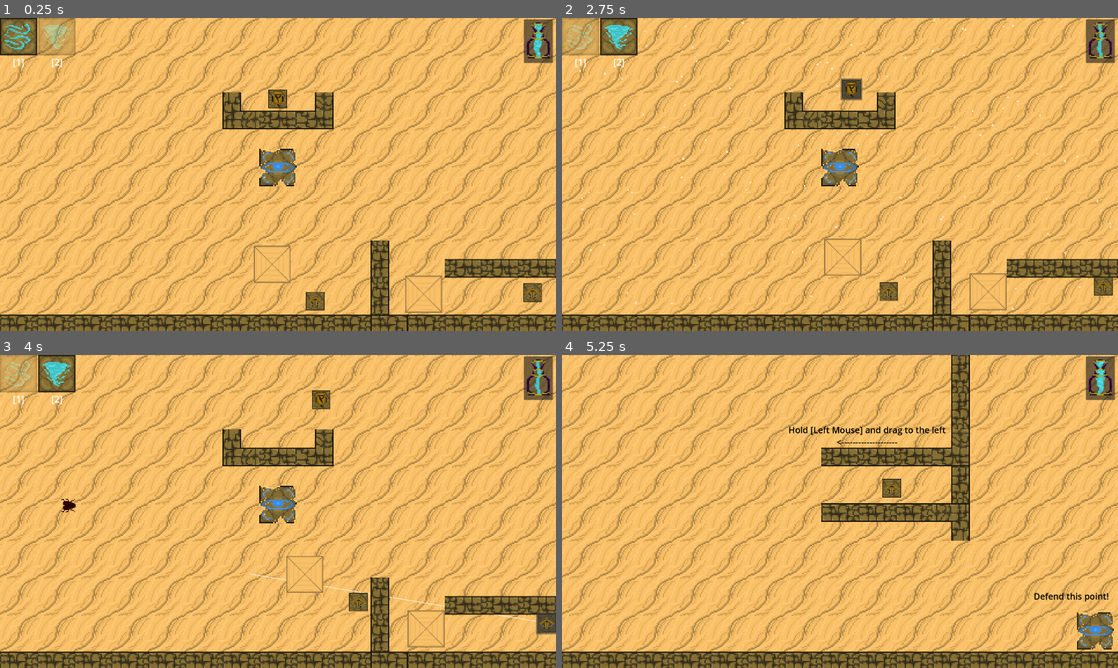
Above: before the commit, frames 1-4 (two rows, left to right).
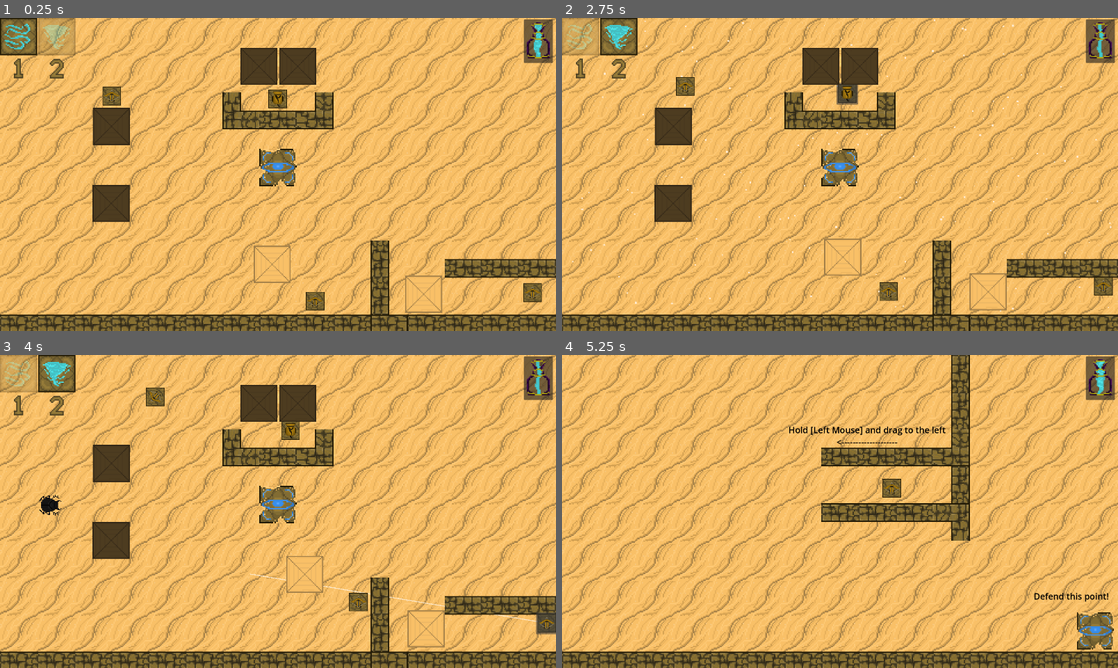
Above: after the commit, the same moments.

Repository: Kaczs/school-jam
Game: Godot game, scene res://Scenes/Levels/level4.tscn
The game is run twice, just before and just after one commit, with the same random seed, the same clock (stepped at 60 frames per second) and the same inputs. This scene is started directly instead of the project's main scene. The engine's default icon, where the game draws it, is replaced by a stand-in: a white triangle on a blue panel in a dark square.
Inputs (mouse positions are in pixels of both pictures, inside the frame that each line leads up to):
- Up to frame 1 (0.25 s): no input
- Up to frame 2 (2.75 s): click (840, 99) at 0.52 s; move the mouse to (962, 158) at 1.27 s; tap 2 (global_wind) at 1.35 s; click (962, 158) at 1.42 s; drag from (728, 190) to (840, 99) at 2.02 s
- Up to frame 3 (4 s): move the mouse to (333, 442) at 2.77 s; press the mouse at (333, 442) at 2.78 s; release the mouse at (333, 442) at 3.5 s; drag from (250, 574) to (544, 624) at 3.52 s
- Up to frame 4 (5.25 s): move the mouse to (1006, 558) at 4.27 s; hold Escape (UI_Back) 4.28-5 s; tap 1 (local_wind) at 4.35 s; click "Restart" at 5 s

The runs differ from the first frame. In frame 1, 3.6% of the frame differs, in the area x 2-57%, y 9-66%; in frame 2, 3.8%; in frame 3, 4.1%, in the area x 2-60%, y 9-66%; in frame 4, nothing differs.

Commit message:
cacti basics

Diff:
--- a/Scenes/Enemies/heavy_enemy.tscn
+++ b/Scenes/Enemies/heavy_enemy.tscn
@@ -10,7 +10,7 @@
 
 [node name="HeavyEnemy" type="RigidBody2D" unique_id=924509886]
 collision_layer = 3
-mass = 6.0
+mass = 5.0
 gravity_scale = 0.0
 lock_rotation = true
 linear_damp_mode = 1
@@ -18,7 +18,7 @@
 angular_damp_mode = 1
 angular_damp = 1.0
 script = ExtResource("1_pwy1a")
-speed = 3000
+speed = 12000
 health = 150
 
 [node name="Icon" type="Sprite2D" parent="." unique_id=1000397959]
@@ -33,7 +33,7 @@
 path_desired_distance = 30.0
 avoidance_enabled = true
 radius = 60.0
-max_speed = 500.0
+max_speed = 1000.0
 
 [node name="WindComponent" parent="." unique_id=1070236565 instance=ExtResource("3_lt8vd")]
 visible = false
--- a/Scenes/Levels/level2.tscn
+++ b/Scenes/Levels/level2.tscn
@@ -7,6 +7,7 @@
 [ext_resource type="TileSet" uid="uid://b8bqcouefk1rw" path="res://Assets/Resources/wall_tileset.tres" id="5_56d2c"]
 [ext_resource type="PackedScene" uid="uid://b25xtwhs2csqi" path="res://Scenes/movable_box.tscn" id="6_jywle"]
 [ext_resource type="PackedScene" uid="uid://c2v52suxx5jrp" path="res://Scenes/Towers/ballista_tower.tscn" id="7_l1hk4"]
+[ext_resource type="PackedScene" uid="uid://dm8wart2qijrc" path="res://Scenes/box.tscn" id="8_6a7cf"]
 [ext_resource type="SpriteFrames" uid="uid://brjodx7c5pirw" path="res://Assets/Resources/bottle_sprite_frames.tres" id="8_b2fon"]
 [ext_resource type="Script" uid="uid://ckq4offqa3gw8" path="res://Scripts/wind_bottle.gd" id="9_jydn8"]
 [ext_resource type="PackedScene" uid="uid://cvyicx01sm07a" path="res://Scenes/level_menu.tscn" id="10_eqosv"]
@@ -50,8 +51,9 @@
 spawn_rate = 5.0
 metadata/_custom_type_script = "uid://bvjbq0juon6qg"
 
-[node name="level2" type="Node2D" unique_id=179991829]
+[node name="level2" type="Node2D" unique_id=179991829 node_paths=PackedStringArray("spawners")]
 script = ExtResource("1_0jhw5")
+spawners = [NodePath("EnemySpawner")]
 
 [node name="GroundLayer" type="TileMapLayer" parent="." unique_id=1395427363]
 tile_map_data = PackedByteArray("AAAAAAAAAAAAAAAAAAAAAAEAAAAAAAAAAAAAAAIAAAAAAAAAAAAAAAMAAAAAAAAAAAAAAAQAAAAAAAAAAAAAAA …(2640 unchanged characters)…
@@ -81,6 +83,9 @@
 
 [node name="BallistaTower2" parent="NavigationRegion2D" unique_id=1180314890 instance=ExtResource("7_l1hk4")]
 position = Vector2(1068, 946)
+
+[node name="Box" parent="NavigationRegion2D" unique_id=1615796132 instance=ExtResource("8_6a7cf")]
+position = Vector2(393, 866)
 
 [node name="UI" type="CanvasLayer" parent="." unique_id=1466918898]
 
--- a/Scenes/Levels/level3.tscn
+++ b/Scenes/Levels/level3.tscn
@@ -62,8 +62,9 @@
 count = 10
 metadata/_custom_type_script = "uid://bvjbq0juon6qg"
 
-[node name="level3" type="Node2D" unique_id=179991829]
+[node name="level3" type="Node2D" unique_id=179991829 node_paths=PackedStringArray("spawners")]
 script = ExtResource("1_l8qla")
+spawners = [NodePath("EnemySpawner")]
 
 [node name="GroundLayer" type="TileMapLayer" parent="." unique_id=1395427363]
 tile_map_data = PackedByteArray("AAAAAAAAAAAAAAAAAAAAAAEAAAAAAAAAAAAAAAIAAAAAAAAAAAAAAAMAAAAAAAAAAAAAAAQAAAAAAAAAAAAAAA …(2640 unchanged characters)…
--- a/Scenes/Levels/level4.tscn
+++ b/Scenes/Levels/level4.tscn
@@ -9,12 +9,14 @@
 [ext_resource type="PackedScene" uid="uid://lvc3cohw20il" path="res://Scenes/enemy_spawner.tscn" id="6_ndqic"]
 [ext_resource type="PackedScene" uid="uid://b25xtwhs2csqi" path="res://Scenes/movable_box.tscn" id="7_c346c"]
 [ext_resource type="Script" uid="uid://bvjbq0juon6qg" path="res://Scripts/spawn_entry.gd" id="7_vqlhw"]
+[ext_resource type="PackedScene" uid="uid://uk4xl3k6nbqj" path="res://Scenes/Enemies/heavy_enemy.tscn" id="8_la4le"]
 [ext_resource type="Script" uid="uid://dobo3k5tvfyig" path="res://Scripts/enemy_spawner.gd" id="9_c346c"]
 [ext_resource type="PackedScene" uid="uid://4xl7mw440pyc" path="res://Scenes/Enemies/normal_enemy.tscn" id="9_opn2v"]
 [ext_resource type="PackedScene" uid="uid://j1ftmn1hkutc" path="res://Scenes/goal.tscn" id="10_jk2yk"]
 [ext_resource type="PackedScene" uid="uid://cvyicx01sm07a" path="res://Scenes/level_menu.tscn" id="10_ndqic"]
 [ext_resource type="PackedScene" uid="uid://c2v52suxx5jrp" path="res://Scenes/Towers/ballista_tower.tscn" id="12_c346c"]
 [ext_resource type="PackedScene" uid="uid://mbkdc11c52wk" path="res://Scenes/Towers/artillery_tower.tscn" id="12_lmqgw"]
+[ext_resource type="PackedScene" uid="uid://dm8wart2qijrc" path="res://Scenes/box.tscn" id="16_vqlhw"]
 
 [sub_resource type="NavigationPolygon" id="NavigationPolygon_mnmct"]
 vertices = PackedVector2Array(1562, 1106.2031, 1562, 1105.1875, 1690, 1106.2031, 1896, 1117.25, 1690, 1105.1875, 1818,  …(462 unchanged characters)…
@@ -24,8 +26,8 @@
 
 [sub_resource type="Resource" id="Resource_nqasx"]
 script = ExtResource("7_vqlhw")
-scene = ExtResource("9_opn2v")
-count = 3
+scene = ExtResource("8_la4le")
+count = 2
 spawn_rate = 3.0
 metadata/_custom_type_script = "uid://bvjbq0juon6qg"
 
@@ -39,7 +41,7 @@
 [sub_resource type="Resource" id="Resource_lmqgw"]
 script = ExtResource("7_vqlhw")
 scene = ExtResource("9_opn2v")
-count = 10
+count = 20
 spawn_rate = 2.0
 metadata/_custom_type_script = "uid://bvjbq0juon6qg"
 
@@ -85,6 +87,21 @@
 [node name="BallistaTower2" parent="NavigationRegion2D" unique_id=837068973 instance=ExtResource("12_c346c")]
 position = Vector2(1089, 970)
 
+[node name="BallistaTower3" parent="NavigationRegion2D" unique_id=10420888 instance=ExtResource("12_c346c")]
+position = Vector2(387, 262)
+
+[node name="Box" parent="NavigationRegion2D" unique_id=1615796132 instance=ExtResource("16_vqlhw")]
+position = Vector2(895, 160)
+
+[node name="Box3" parent="NavigationRegion2D" unique_id=2081132356 instance=ExtResource("16_vqlhw")]
+position = Vector2(386, 367)
+
+[node name="Box4" parent="NavigationRegion2D" unique_id=1647869734 instance=ExtResource("16_vqlhw")]
+position = Vector2(385, 633)
+
+[node name="Box2" parent="NavigationRegion2D" unique_id=716636963 instance=ExtResource("16_vqlhw")]
+position = Vector2(1029, 160)
+
 [node name="UI" parent="." unique_id=1189717003 instance=ExtResource("5_46s4o")]
 
 [node name="LevelMenu" parent="UI" unique_id=2140832043 instance=ExtResource("10_ndqic")]
@@ -92,15 +109,15 @@
 currenct_level = "res://Scenes/Levels/level1.tscn"
 
 [node name="EnemySpawner" type="Node2D" parent="." unique_id=462682666]
-position = Vector2(1800, 520)
+position = Vector2(1800, 517)
 script = ExtResource("9_c346c")
 to_spawn = Array[ExtResource("7_vqlhw")]([SubResource("Resource_nqasx"), SubResource("Resource_46s4o")])
 
 [node name="SpawnTimer" type="Timer" parent="EnemySpawner" unique_id=1734237674]
-wait_time = 13.0
+wait_time = 25.0
 
 [node name="EnemySpawner2" parent="." unique_id=533580324 instance=ExtResource("6_ndqic")]
-position = Vector2(130, 520)
+position = Vector2(130, 518)
 to_spawn = Array[ExtResource("7_vqlhw")]([SubResource("Resource_nqasx"), SubResource("Resource_lmqgw")])
 
 [node name="Goal" parent="." unique_id=967983182 instance=ExtResource("10_jk2yk")]
--- a/Scenes/Levels/level5.tscn
+++ b/Scenes/Levels/level5.tscn
@@ -1,15 +1,17 @@
 [gd_scene format=4 uid="uid://brkwb8ngba104"]
 
 [ext_resource type="TileSet" uid="uid://dv2ek4xnnct6f" path="res://Assets/Resources/ground_tileset.tres" id="1_t788b"]
+[ext_resource type="Script" uid="uid://cvqqmq04h5mxq" path="res://Scripts/level_starter.gd" id="1_ykvih"]
 [ext_resource type="PackedScene" uid="uid://bojvjttovmt8" path="res://Scenes/wind_controller.tscn" id="2_f11tu"]
 [ext_resource type="Script" uid="uid://dvpqim5omfji7" path="res://Scripts/navigation_region_2d.gd" id="3_ykvih"]
 [ext_resource type="TileSet" uid="uid://b8bqcouefk1rw" path="res://Assets/Resources/wall_tileset.tres" id="4_rp22a"]
 [ext_resource type="PackedScene" uid="uid://krdnhpomjc73" path="res://Scenes/UI/ui.tscn" id="5_cow3m"]
 [ext_resource type="PackedScene" uid="uid://cvyicx01sm07a" path="res://Scenes/level_menu.tscn" id="6_t788b"]
-[ext_resource type="Script" path="res://Scripts/spawn_entry.gd" id="7_x3xif"]
+[ext_resource type="Script" uid="uid://bvjbq0juon6qg" path="res://Scripts/spawn_entry.gd" id="7_x3xif"]
 [ext_resource type="PackedScene" uid="uid://4xl7mw440pyc" path="res://Scenes/Enemies/normal_enemy.tscn" id="8_1sss4"]
 [ext_resource type="PackedScene" uid="uid://lvc3cohw20il" path="res://Scenes/enemy_spawner.tscn" id="9_agagt"]
 [ext_resource type="PackedScene" uid="uid://j1ftmn1hkutc" path="res://Scenes/goal.tscn" id="10_qauki"]
+[ext_resource type="PackedScene" uid="uid://dbcxo6jcxhijn" path="res://Scenes/cacti.tscn" id="11_f11tu"]
 
 [sub_resource type="NavigationPolygon" id="NavigationPolygon_580di"]
 vertices = PackedVector2Array(1562, 1106.2031, 1562, 1105.1875, 1690, 1106.2031, 1896, 1117.25, 1690, 1105.1875, 1818,  …(462 unchanged characters)…
@@ -20,18 +22,13 @@
 [sub_resource type="Resource" id="Resource_nqasx"]
 script = ExtResource("7_x3xif")
 scene = ExtResource("8_1sss4")
-count = 3
+count = 10
 spawn_rate = 3.0
 metadata/_custom_type_script = "uid://bvjbq0juon6qg"
 
-[sub_resource type="Resource" id="Resource_lmqgw"]
-script = ExtResource("7_x3xif")
-scene = ExtResource("8_1sss4")
-count = 10
-spawn_rate = 2.0
-metadata/_custom_type_script = "uid://bvjbq0juon6qg"
-
-[node name="Level5" type="Node2D" unique_id=569528973]
+[node name="Level5" type="Node2D" unique_id=569528973 node_paths=PackedStringArray("spawners")]
+script = ExtResource("1_ykvih")
+spawners = [NodePath("EnemySpawner")]
 
 [node name="GroundLayer" type="TileMapLayer" parent="." unique_id=1528834555]
 z_index = -2
@@ -40,7 +37,6 @@
 metadata/_edit_lock_ = true
 
 [node name="WindController" parent="." unique_id=1545098080 instance=ExtResource("2_f11tu")]
-local_size = 400.0
 
 [node name="NavigationRegion2D" type="NavigationRegion2D" parent="." unique_id=675673079]
 position = Vector2(-1, 7)
@@ -63,12 +59,15 @@
 visible = false
 currenct_level = "res://Scenes/Levels/level1.tscn"
 
-[node name="EnemySpawner2" parent="." unique_id=462682666 instance=ExtResource("9_agagt")]
+[node name="EnemySpawner" parent="." unique_id=462682666 instance=ExtResource("9_agagt")]
 position = Vector2(130, 520)
-to_spawn = Array[ExtResource("7_x3xif")]([SubResource("Resource_nqasx"), SubResource("Resource_lmqgw")])
+to_spawn = Array[ExtResource("7_x3xif")]([SubResource("Resource_nqasx")])
 
 [node name="Goal" parent="." unique_id=967983182 instance=ExtResource("10_qauki")]
-position = Vector2(960, 516)
+position = Vector2(1772, 537)
 goal_hp = 10
 
+[node name="Cacti" parent="." unique_id=1851072854 instance=ExtResource("11_f11tu")]
+position = Vector2(330, 517)
+
 [connection signal="timeout" from="NavigationRegion2D/RebakeTimer" to="NavigationRegion2D" method="_on_rebake_timer_timeout"]
--- a/Scenes/UI/ui.tscn
+++ b/Scenes/UI/ui.tscn
@@ -5,6 +5,8 @@
 [ext_resource type="SpriteFrames" uid="uid://brjodx7c5pirw" path="res://Assets/Resources/bottle_sprite_frames.tres" id="2_fo61o"]
 [ext_resource type="Texture2D" uid="uid://b82p8pw52t616" path="res://Assets/Sprites/GlobalWindIcon.png" id="3_1c2ca"]
 [ext_resource type="Script" uid="uid://ckq4offqa3gw8" path="res://Scripts/wind_bottle.gd" id="3_alcrr"]
+[ext_resource type="Texture2D" uid="uid://dlxq2g5jkib5a" path="res://Assets/Sprites/OneIcon.png" id="6_duuxe"]
+[ext_resource type="Texture2D" uid="uid://die6es3j7p4cx" path="res://Assets/Sprites/TwoIcon.png" id="7_jfwrg"]
 
 [node name="UI" type="CanvasLayer" unique_id=1189717003]
 
@@ -45,18 +47,15 @@
 offset_right = 50.0
 offset_bottom = 80.0
 
-[node name="RichTextLabel" type="RichTextLabel" parent="." unique_id=1483009189]
-offset_left = 44.0
-offset_top = 129.0
-offset_right = 93.0
-offset_bottom = 179.0
-theme_override_font_sizes/normal_font_size = 32
-text = "[1]"
+[node name="TextureRect" type="TextureRect" parent="." unique_id=790502485]
+offset_top = 112.0
+offset_right = 128.0
+offset_bottom = 240.0
+texture = ExtResource("6_duuxe")
 
-[node name="RichTextLabel2" type="RichTextLabel" parent="." unique_id=857979642]
-offset_left = 177.0
-offset_top = 129.0
-offset_right = 226.0
-offset_bottom = 179.0
-theme_override_font_sizes/normal_font_size = 32
-text = "[2]"
+[node name="TextureRect2" type="TextureRect" parent="." unique_id=931805070]
+offset_left = 132.0
+offset_top = 113.0
+offset_right = 260.0
+offset_bottom = 241.0
+texture = ExtResource("7_jfwrg")
--- a/Scenes/box.tscn
+++ b/Scenes/box.tscn
@@ -3,21 +3,18 @@
 [ext_resource type="Texture2D" uid="uid://2vw8cjobigj5" path="res://Assets/Sprites/Pyramid.png" id="1_xkb4e"]
 
 [sub_resource type="RectangleShape2D" id="RectangleShape2D_3m7ro"]
-size = Vector2(67, 66)
+size = Vector2(126, 128)
 
 [node name="Box" type="RigidBody2D" unique_id=1615796132]
-collision_layer = 3
-collision_mask = 3
+modulate = Color(0.31061712, 0.31061712, 0.3106171, 1)
 mass = 10.0
 lock_rotation = true
 freeze = true
 
 [node name="CollisionShape2D" type="CollisionShape2D" parent="." unique_id=764754171]
-position = Vector2(0.5, 0)
 shape = SubResource("RectangleShape2D_3m7ro")
 
 [node name="Sprite2D" type="Sprite2D" parent="." unique_id=1097623701]
-scale = Vector2(0.5, 0.5)
 texture = ExtResource("1_xkb4e")
 
 [node name="NavigationObstacle2D" type="NavigationObstacle2D" parent="." unique_id=2100663169]
--- /dev/null
+++ b/Scenes/cacti.tscn
@@ -0,0 +1,32 @@
+[gd_scene format=3 uid="uid://dbcxo6jcxhijn"]
+
+[ext_resource type="Texture2D" uid="uid://wb11adavqalb" path="res://Assets/Sprites/CactusSmallFlower.png" id="1_hye4v"]
+[ext_resource type="Script" uid="uid://dch5uafwpr8vi" path="res://Scripts/cacti.gd" id="2_n6pkq"]
+
+[sub_resource type="CircleShape2D" id="CircleShape2D_to6gs"]
+radius = 24.0
+
+[sub_resource type="CircleShape2D" id="CircleShape2D_n6pkq"]
+radius = 26.0
+
+[node name="Cacti" type="StaticBody2D" unique_id=1851072854]
+script = ExtResource("2_n6pkq")
+
+[node name="Sprite2D" type="Sprite2D" parent="." unique_id=1240820390]
+texture = ExtResource("1_hye4v")
+
+[node name="CollisionShape2D" type="CollisionShape2D" parent="." unique_id=711479418]
+shape = SubResource("CircleShape2D_to6gs")
+
+[node name="NavigationObstacle2D" type="NavigationObstacle2D" parent="." unique_id=1307284763]
+radius = 25.0
+affect_navigation_mesh = true
+avoidance_enabled = false
+
+[node name="DamageArea" type="Area2D" parent="." unique_id=2027693706]
+
+[node name="CollisionShape2D" type="CollisionShape2D" parent="DamageArea" unique_id=1522661259]
+shape = SubResource("CircleShape2D_n6pkq")
+debug_color = Color(0.84313726, 0, 0, 0.41960785)
+
+[connection signal="body_shape_entered" from="DamageArea" to="." method="_on_damage_area_body_shape_entered"]
--- /dev/null
+++ b/Scripts/cacti.gd
@@ -0,0 +1,6 @@
+extends StaticBody2D
+
+func _on_damage_area_body_shape_entered(_body_rid: RID, body: Node2D, _body_shape_index: int, _local_shape_index: int) -> void:
+	var health:HealthComponent = body.get_node_or_null("HealthComponent")
+	if health != null:
+		health.take_damage(75)
Not shown, added: Scripts/cacti.gd.uid
